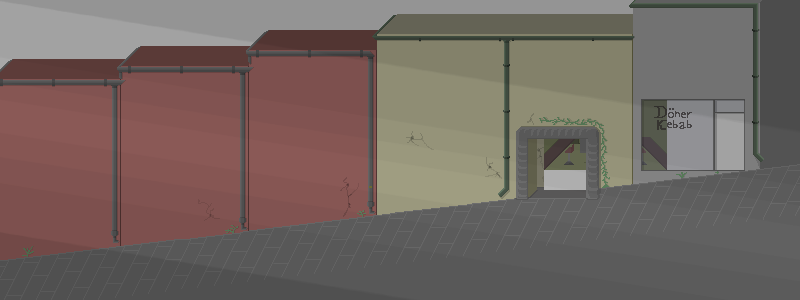
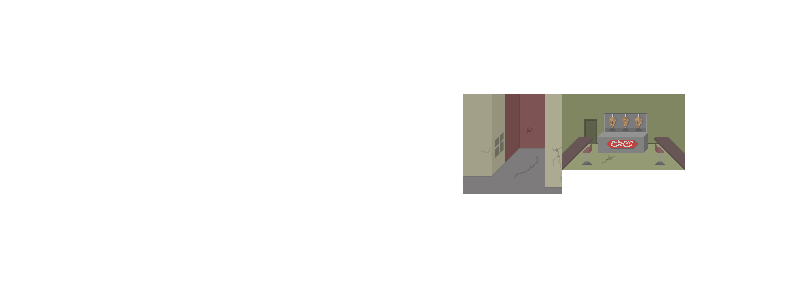
Layer changes from the first 800px x 300px image to the second:
hid "garibaldi_lights_layer" over [0, 0, 800, 300]
hid "garibaldi_background" over [0, 0, 800, 300]
painted on "garibaldi_panorama" over [445, 94, 685, 194]
